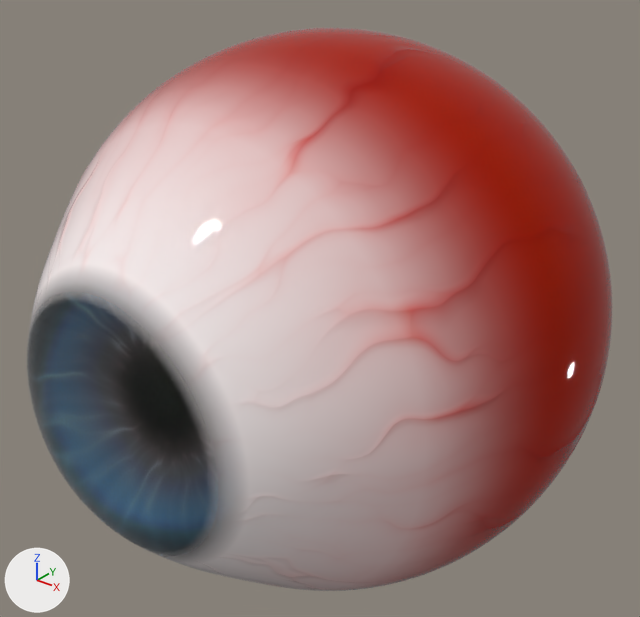
The Blender file BlenderFiles/Eye.blend as it was, and as the next commit left it.
The view is the same before and after, from a 50 mm camera at (1.811, -2.321, 2.562) aimed at (0.001, -0.059, 1.16). Arrows for +X, +Y and +Z are at lower left; the lights stay in place.

Names of what the first picture shows: 'Eye'.
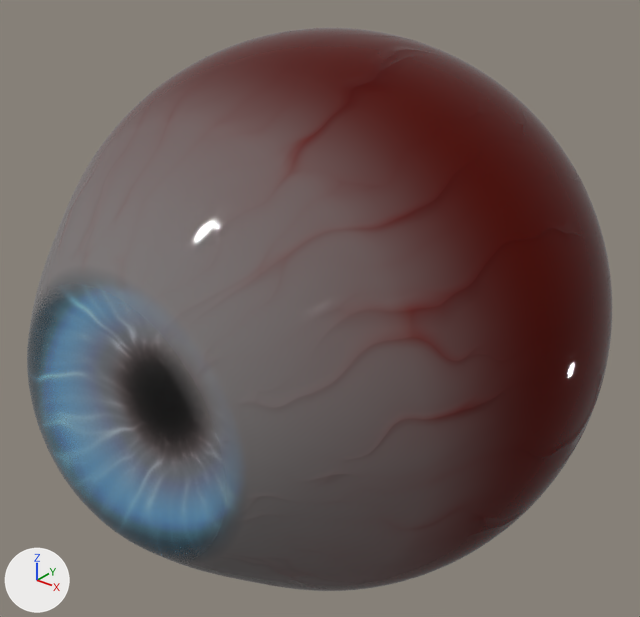
Commit message: Eye linker added

Pixel boxes [x1, y1, x2, y2] of what changed, in the pictures (640 x 617 px):
'Eye', recoloured: [28, 28, 612, 591] in both

The change, as a list of edits to the scene's bpy script:
```text
Change mat_sclera_cornea:
    add n21 = _N.new('ShaderNodeHueSaturation'); n21.name = 'Hue Saturation Value'
    add n21.inputs[2].default_value = 0.22  # 'Value'
    where n4 = _N.new('ShaderNodeMix'); n4.name = 'Mix.001'
    where n5 = _N.new('ShaderNodeBsdfPrincipled'); n5.name = 'Principled BSDF'
    remove _L.new(n4.outputs[2], n5.inputs[0])  # 'Result' to 'Base Color'
    add _L.new(n4.outputs[2], n21.inputs[4])  # 'Result' to 'Color'
    add _L.new(n21.outputs[0], n5.inputs[0])  # 'Color' to 'Base Color'
Change mat_iris:
    remove n19 = _N.new('ShaderNodeMix'); n19.name = 'Mix.001'
    remove n19.data_type = 'RGBA'
    remove n19.blend_type = 'OVERLAY'
    where n22 = _N.new('ShaderNodeBsdfPrincipled'); n22.name = 'Principled BSDF'
    add n22.inputs[28].default_value = 1.0  # 'Emission Strength'
    add n19 = _N.new('ShaderNodeMix'); n19.name = 'Mix.001'
    add n19.data_type = 'RGBA'
    add n19.blend_type = 'OVERLAY'
    add _L.new(n19.outputs[2], n22.inputs[27])  # 'Result' to 'Emission Color'
```
